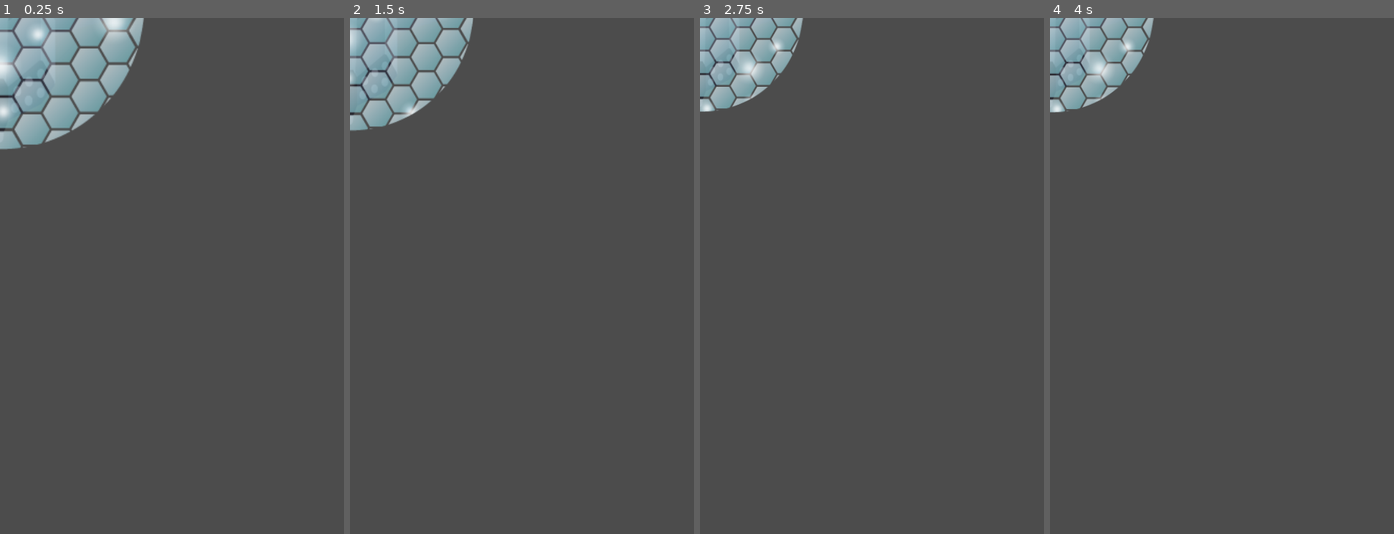
Above: before the commit, frames 1-4 (left to right).
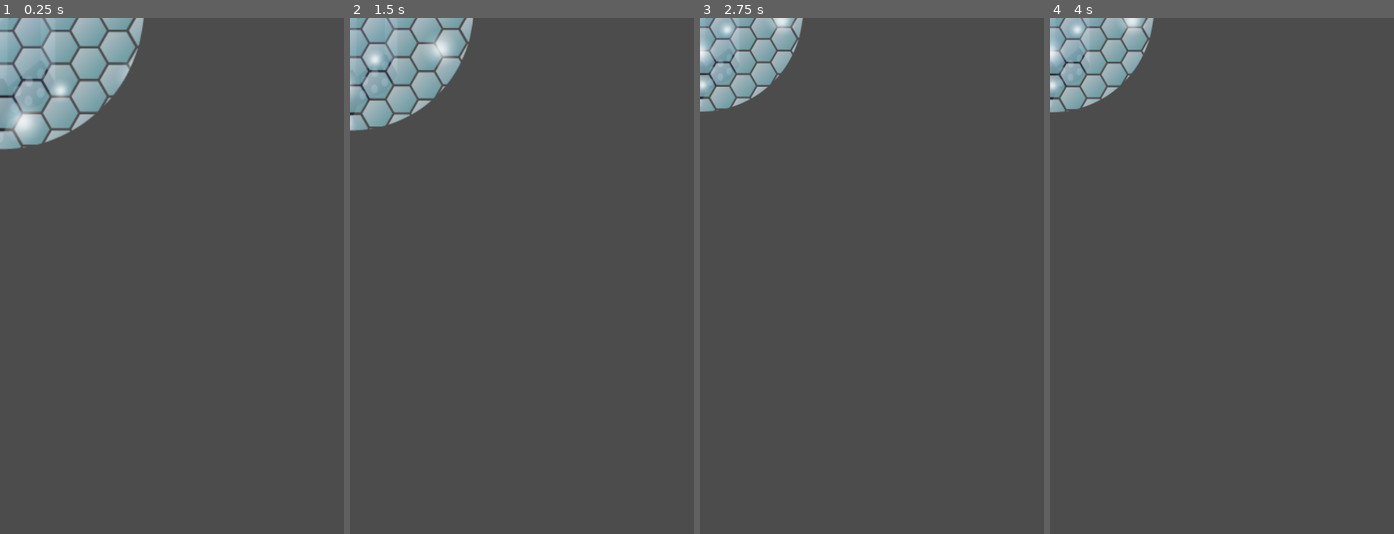
Above: after the commit, the same moments.

Repository: SkrejetCepey/gamedev-planes
Game: Godot game, scene res://Scenes/Hive.tscn
The game is run twice, just before and just after one commit, with the same random seed, the same clock (stepped at 60 frames per second) and the same inputs. This scene is started directly instead of the project's main scene.
Inputs (mouse positions are in pixels of both pictures, inside the frame that each line leads up to):
- Up to frame 1 (0.25 s): no input
- Up to frame 2 (1.5 s): move the mouse to (597, 250) at 0.52 s; press the mouse at (597, 250) at 0.53 s; move the mouse to (453, 301) at 1.27 s; release the mouse at (453, 301) at 1.28 s; click (453, 301) at 1.35 s
- Up to frame 3 (2.75 s): move the mouse to (906, 162) at 2.02 s; press the mouse at (906, 162) at 2.03 s
- Up to frame 4 (4 s): move the mouse to (1204, 379) at 2.77 s; release the mouse at (1204, 379) at 2.78 s; click (1204, 379) at 2.85 s; move the mouse to (1325, 353) at 3.52 s; press the mouse at (1325, 353) at 3.53 s

The runs differ from the first frame. In frame 1, 1.2% of the frame differs, in the area x 0-39%, y 0-24%; in frame 2, 0.5%; in frame 3, 0.7%; in frame 4, 0.7%.
Error in both runs: Attempt to call function 'queue_free' in base 'null instance' on a null instance. (res://Scripts/Hive.gd:19)

Commit message:
Removed debuging funcs

Diff:
--- a/Scenes/Hive.tscn
+++ b/Scenes/Hive.tscn
@@ -122,6 +122,7 @@
 position = Vector2( -137.094, -147.839 )
 frames = SubResource( 4 )
 animation = "Shield"
+frame = 4
 playing = true
 centered = false
 
--- a/Scripts/Health_bar.gd
+++ b/Scripts/Health_bar.gd
@@ -12,19 +12,14 @@
 
 func health_setup(MaxHealth):
 	$VBoxContainer/HBoxContainer/MarginContainer2/HealthBar.value = MaxHealth
-	print($VBoxContainer/HBoxContainer/MarginContainer2/HealthBar.value)
 	max_hp = MaxHealth
 	current_hp = max_hp
 	pass
 
 func health_update(bonus_health):
-	print("bonus ", bonus_health)
-	print("current_hp ", current_hp)
-
 	if (current_hp + bonus_health) < max_hp:
 		current_hp+=bonus_health
 		$VBoxContainer/HBoxContainer/MarginContainer2/HealthBar.value = int((float(current_hp)/max_hp)*100)
-		print("Updated! ", $VBoxContainer/HBoxContainer/MarginContainer2/HealthBar.value)
 	else:
 		current_hp = max_hp
 		$VBoxContainer/HBoxContainer/MarginContainer2/HealthBar.value = max_hp
--- a/Scripts/TestAbility.gd
+++ b/Scripts/TestAbility.gd
@@ -43,7 +43,6 @@
 
 func _on_Trigger_area_entered(someone):
 	if (someone.is_in_group("player")==true):
-		print(ability_type)
 		if (ability_type=="Repairkit"):
 			someone.update_health(50)
 		get_parent().destroy()
